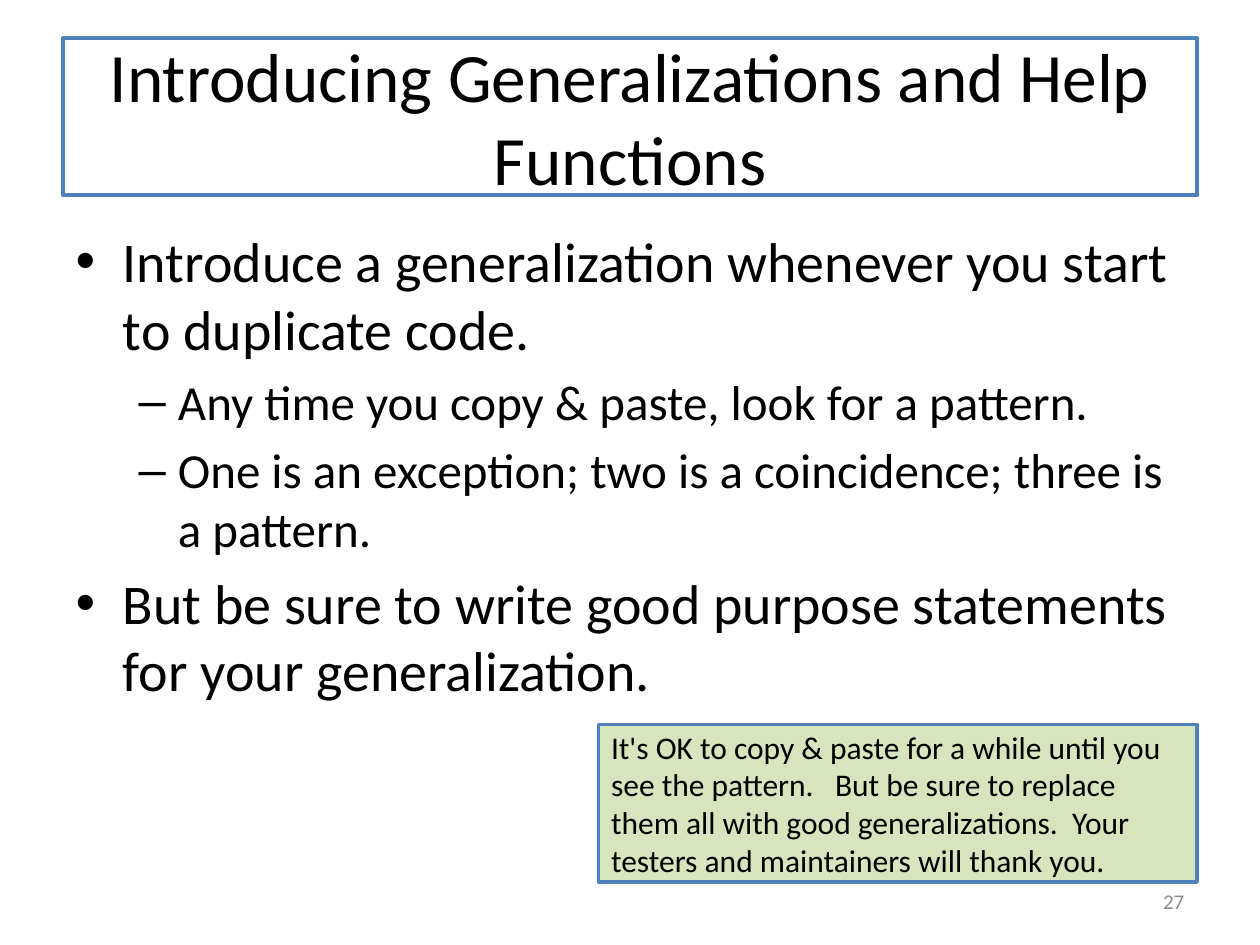
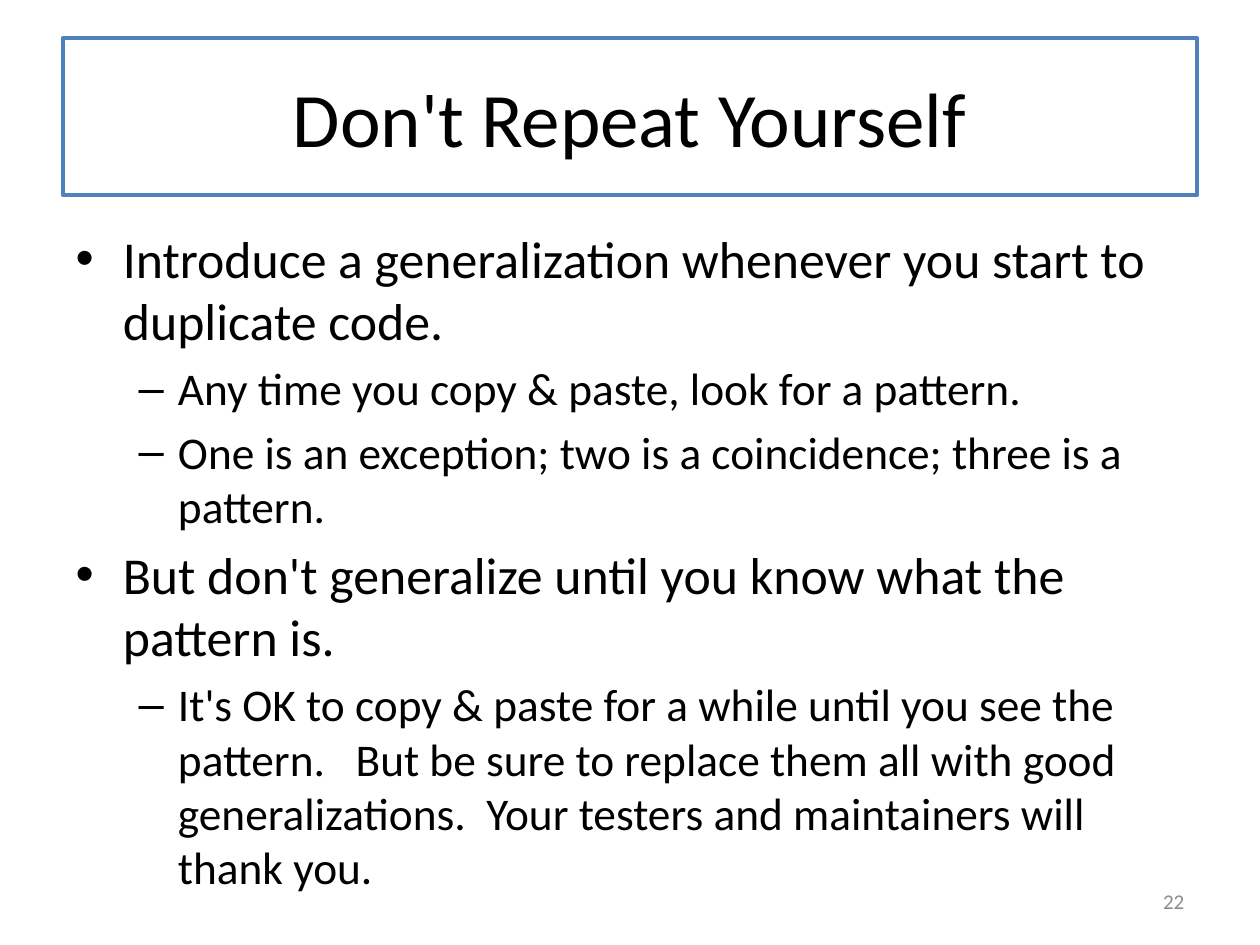
Before and after one commit to mwand/cs5010f16, a slide deck: slide 22 of Slides/Lesson 12.1 The Last Lecture.pptx (slide 27 before the commit). Drawn at 1260x945 pixels with LibreOffice and Linux fonts; fonts in the diff are those of the drawing. Boxes give left, top, right and bottom in pixels: in the first picture for what was removed or moved away, otherwise in the second. Text is boxed around its words. In the diff, an @@ line names an element or a change of style, - is before the commit and + after.

```diff
--- a/Slides/Lesson 12.1 The Last Lecture.pptx
+++ b/Slides/Lesson 12.1 The Last Lecture.pptx
@@ title at [293, 93, 966, 160]: text changed; size 39.6 to 44 pt @@
-Introducing Generalizations and Help Functions
+Don't Repeat Yourself
@@ text at [123, 242, 1144, 531]: size 32 to 29.6 pt in "Introduce a generalization whenever you start to ..."; size 28 to 25.9 pt in "Any time you copy & paste, look ...", "One is an exception; two is a ..." @@
@@ text at [123, 558, 1116, 838]: text changed; size 32 to 25.9 pt @@
-• But be sure to write good purpose statements for your generalization.
+• But don't generalize until you know what the pattern is.
+  – It's OK to copy & paste for a while until you see the pattern. But be sure to replace them all with good generalizations. Your testers and maintainers will thank you.
@@ rectangle removed at [598, 724, 1197, 882] @@
-It's OK to copy & paste for a while until you see the pattern. But be sure to replace them all with good generalizations. Your testers and maintainers will thank you.
@@ page number at [1163, 895, 1184, 909]: text changed @@
-27
+22
```
Also in this commit, not shown: 9 other slides changed, 12 slides removed, 2 other files.
